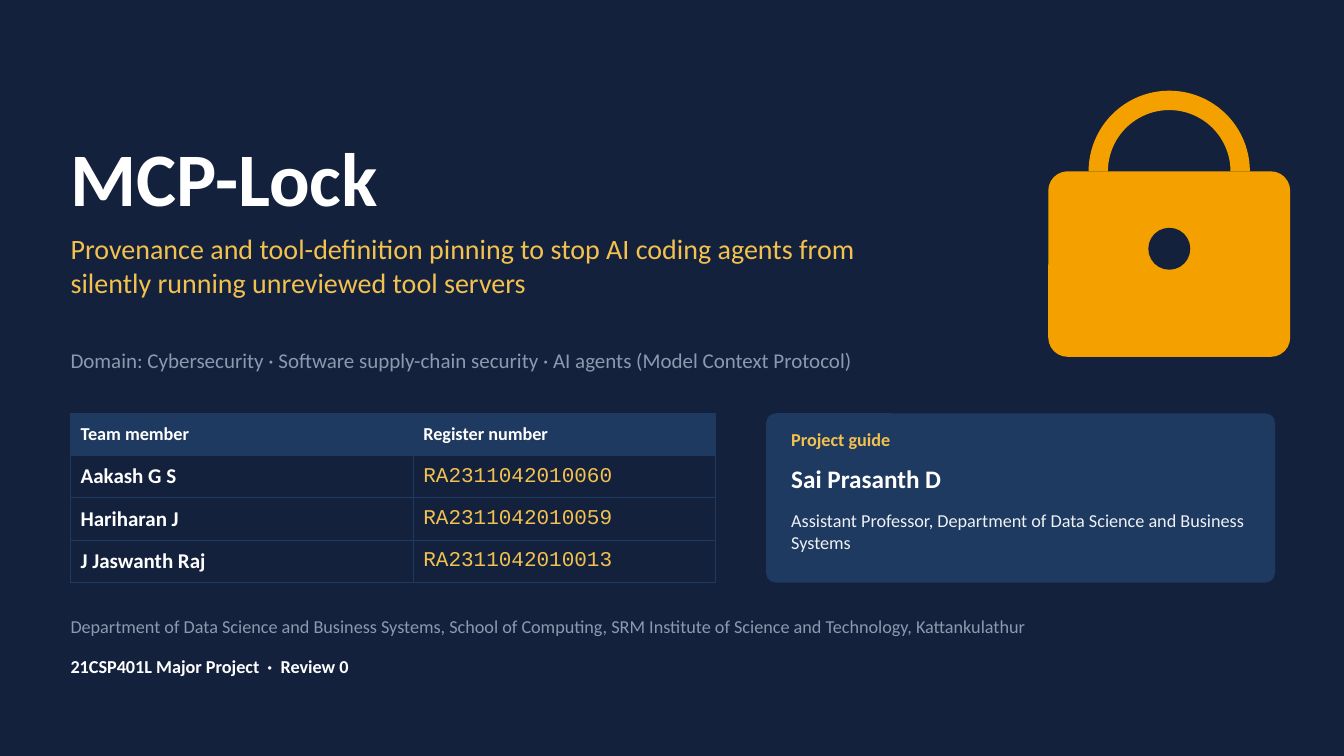
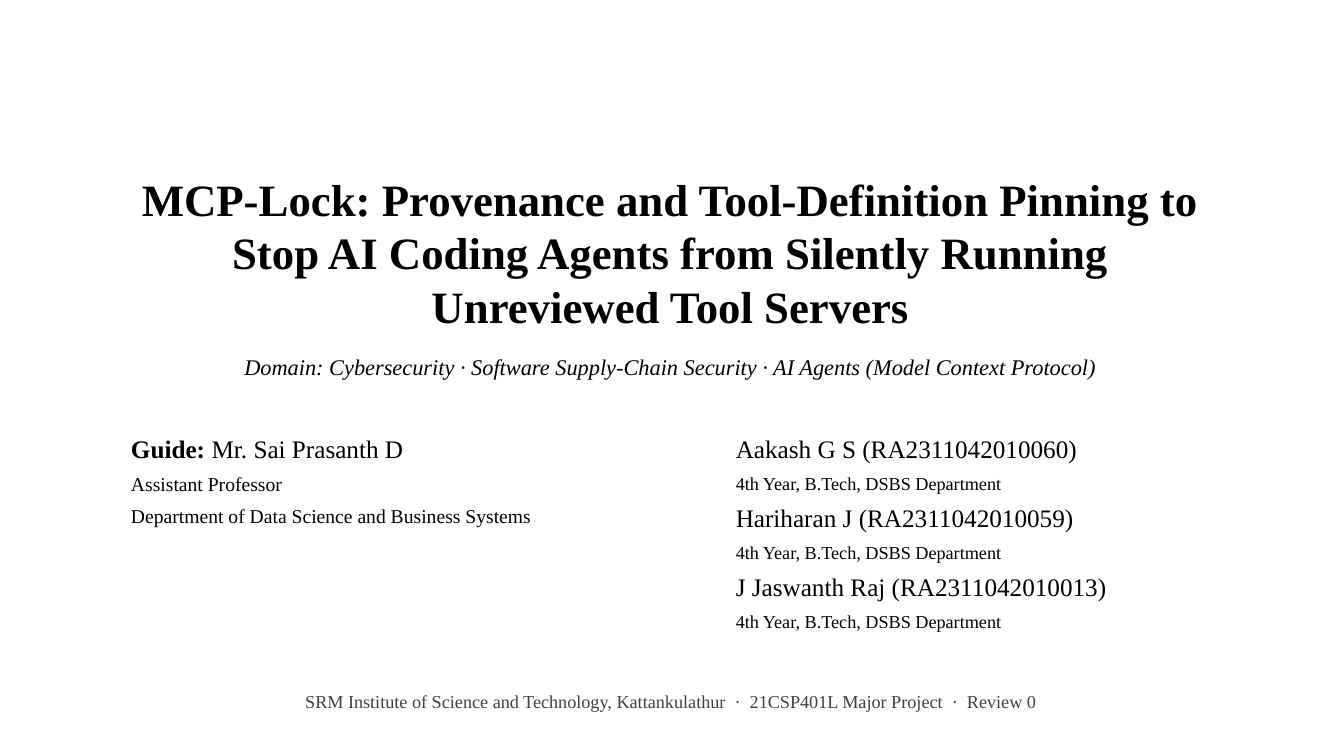
Before and after one commit to ftaakash/MCP-Lock, a slide deck: slide 1 of reports/presentation/MCP-Lock-Review0.pptx. Drawn at 1344x756 pixels with LibreOffice and Linux fonts; fonts in the diff are those of the drawing; background and template pictures are left out. Boxes give left, top, right and bottom in pixels: in the first picture for what was removed or moved away, otherwise in the second. Text is boxed around its words. In the diff, an @@ line names an element or a change of style, - is before the commit and + after.

Commit message:
docs: Review 0 deck in the department's black-and-white SRM template

```diff
--- a/reports/presentation/MCP-Lock-Review0.pptx
+++ b/reports/presentation/MCP-Lock-Review0.pptx
@@ background #14213D to #FFFFFF @@
@@ arch (boxed as its full ring) removed at (1089, 91, 1250, 252) @@
@@ title removed at (71, 153, 378, 207) @@
-MCP-Lock
@@ title "MCP-Lock: Provenance and Tool-Definition Pinning ..." at (142, 184, 1197, 324): vertical alignment top to middle @@
@@ rounded rectangle removed at (1049, 171, 1291, 357) @@
@@ title at (142, 184, 1197, 324): text changed; size 20 to 32 pt; font Calibri to Times New Roman; text colour #F2C14E to #000000; bold on @@
-Provenance and tool-definition pinning to stop AI coding agents from silently running unreviewed tool servers
+MCP-Lock: Provenance and Tool-Definition Pinning to Stop AI Coding Agents from Silently Running Unreviewed Tool Servers
@@ ellipse removed at (1148, 228, 1191, 270) @@
@@ text at (244, 359, 1096, 380): text changed; size 15 to 16 pt; font Calibri to Times New Roman; text colour #8D99AE to #000000; italic on @@
-Domain: Cybersecurity · Software supply-chain security · AI agents (Model Context Protocol)
+Domain: Cybersecurity · Software Supply-Chain Security · AI Agents (Model Context Protocol)
@@ table removed at (71, 413, 716, 576), 4 rows, 2 columns @@
-Team member | Register number
-Aakash G S | RA2311042010060
-Hariharan J | RA2311042010059
-J Jaswanth Raj | RA2311042010013
@@ rounded rectangle removed at (766, 413, 1275, 583) @@
@@ text at (131, 440, 530, 528): text changed; size 13 to 14 pt; font Calibri to Times New Roman; text colour #EEF1F6 to #000000 @@
-Assistant Professor, Department of Data Science and Business Systems
+Guide: Mr. Sai Prasanth D
+Assistant Professor
+Department of Data Science and Business Systems
@@ text added at (736, 440, 1106, 632), 13 pt, text #000000 @@
+Aakash G S (RA2311042010060)
+4th Year, B.Tech, DSBS Department
+Hariharan J (RA2311042010059)
+4th Year, B.Tech, DSBS Department
+J Jaswanth Raj (RA2311042010013)
+4th Year, B.Tech, DSBS Department
@@ text removed at (791, 433, 891, 449) @@
-Project guide
@@ text removed at (791, 470, 941, 488) @@
-Sai Prasanth D
@@ text removed at (71, 620, 1025, 636) @@
-Department of Data Science and Business Systems, School of Computing, SRM Institute of Science and Technology, Kattankulathur
@@ text at (305, 695, 1036, 712): text changed; font Calibri to Times New Roman; text colour #FFFFFF to #404040; bold off @@
-21CSP401L Major Project · Review 0
+SRM Institute of Science and Technology, Kattankulathur · 21CSP401L Major Project · Review 0
```
Also in this commit, not shown: 9 other slides changed, 3 other files.
